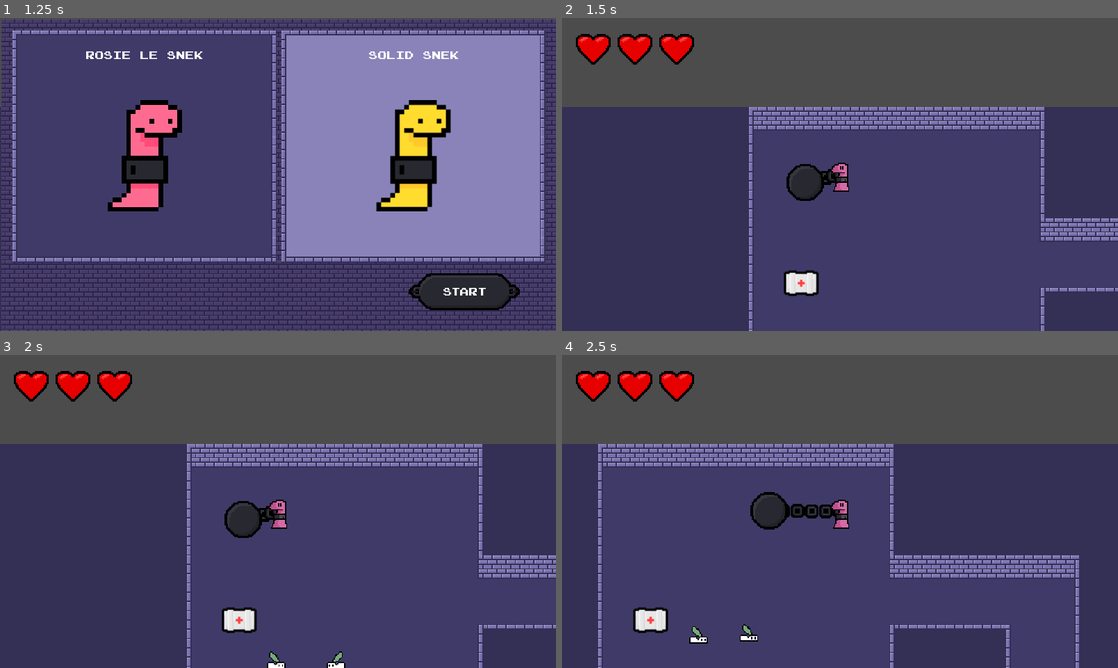
Above: before the commit, frames 1-4 (two rows, left to right).
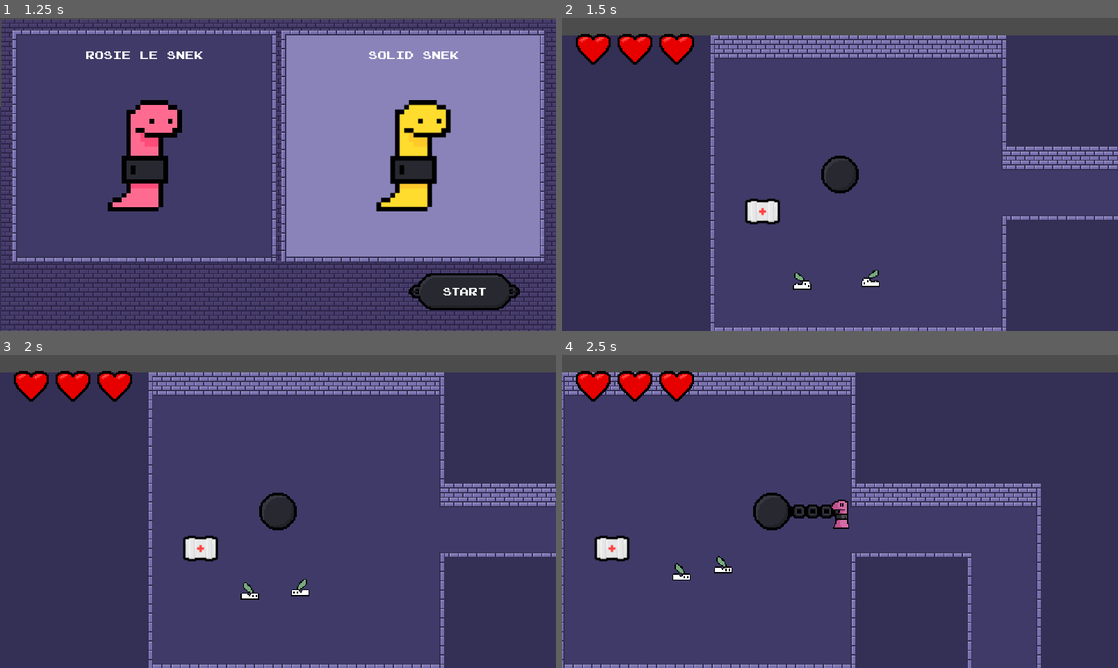
Above: after the commit, the same moments.

Repository: DSchana/GMTK-Game-Jam-2021
Game: Godot game, scene res://Core/MainGame.tscn
Same seed, same stepped clock (60 frames per second), same inputs: the game is played once before the commit and once after it.
Inputs:
- Up to frame 1 (1.25 s): click "Character Select" at 0.5 s
- Up to frame 2 (1.5 s): click "Start" at 1.25 s
- Up to frame 3 (2 s): no input
- Up to frame 4 (2.5 s): hold D (player_right) from 2.03 s (still down)

Frame 1 is identical in both runs. In frame 2, 30% of the frame differs, in the area x 0-100%, y 5-100%; in frame 3, 30%; in frame 4, 32%.

Commit message:
Player Spawn

Diff:
--- a/Core/MainGame.gd
+++ b/Core/MainGame.gd
@@ -1,6 +1,10 @@
 extends Node2D
 
+onready var mob = load("res://NPC/NPC.tscn")
+onready var powerup = load("res://PowerUps/PowerUp.tscn")
+
 func _ready():
+	randomize()
 	$WreckingBall.character = $Character
 	$Character.wreckingBall = $WreckingBall
 
@@ -10,3 +14,21 @@
 
 func setUpLabyrinth():
 	$Character.updateHealth()
+
+	#player spawn
+	var spawn = $PlayerSpawnPoints.get_child(randi()%$PlayerSpawnPoints.get_child_count())
+	$Character.position = spawn.position
+	$WreckingBall.position = spawn.position
+
+	#monster spawn
+	for p in $MonsterSpawnPoints.get_children():
+		var new_mob = mob.instance()
+		new_mob.position = p.position
+		#new_mob.nav_2d = $GameMap/Navigation2D
+		#new_mob.character = $Character
+		add_child(new_mob)
+
+	for p in $PowerUpSpawnPoints.get_children():
+		var new_powerup = powerup.instance()
+		new_powerup.position = p.position
+		add_child(new_powerup)
--- a/Core/MainGame.tscn
+++ b/Core/MainGame.tscn
@@ -235,52 +235,54 @@
 [node name="Boss Spawn" type="Position2D" parent="BossSpawnPoints"]
 position = Vector2( 1793.45, 1806.84 )
 
-[node name="PowerUpSpawnPoint" type="Node2D" parent="."]
-
-[node name="PowerUp Spawn 1" type="Position2D" parent="PowerUpSpawnPoint"]
+[node name="PowerUpSpawnPoints" type="Node2D" parent="."]
+
+[node name="PowerUp Spawn 1" type="Position2D" parent="PowerUpSpawnPoints"]
 position = Vector2( 1150.67, 949.14 )
 
-[node name="PowerUp Spawn 2" type="Position2D" parent="PowerUpSpawnPoint"]
+[node name="PowerUp Spawn 2" type="Position2D" parent="PowerUpSpawnPoints"]
 position = Vector2( 2747.7, 1964.75 )
 
-[node name="PowerUp Spawn 3" type="Position2D" parent="PowerUpSpawnPoint"]
+[node name="PowerUp Spawn 3" type="Position2D" parent="PowerUpSpawnPoints"]
 position = Vector2( 1407.4, 2663.22 )
 
-[node name="PowerUp Spawn 4" type="Position2D" parent="PowerUpSpawnPoint"]
+[node name="PowerUp Spawn 4" type="Position2D" parent="PowerUpSpawnPoints"]
 position = Vector2( 1573.52, 2953.93 )
 
-[node name="PowerUp Spawn 5" type="Position2D" parent="PowerUpSpawnPoint"]
+[node name="PowerUp Spawn 5" type="Position2D" parent="PowerUpSpawnPoints"]
 position = Vector2( 1800.05, 2240.36 )
 
-[node name="PowerUp Spawn 6" type="Position2D" parent="PowerUpSpawnPoint"]
+[node name="PowerUp Spawn 6" type="Position2D" parent="PowerUpSpawnPoints"]
 position = Vector2( 1441.38, 1704.24 )
 
-[node name="PowerUp Spawn 7" type="Position2D" parent="PowerUpSpawnPoint"]
+[node name="PowerUp Spawn 7" type="Position2D" parent="PowerUpSpawnPoints"]
 position = Vector2( 1796.28, 1470.16 )
 
-[node name="PowerUp Spawn 8" type="Position2D" parent="PowerUpSpawnPoint"]
+[node name="PowerUp Spawn 8" type="Position2D" parent="PowerUpSpawnPoints"]
 position = Vector2( 2117.19, 1798.63 )
 
-[node name="PowerUp Spawn 9" type="Position2D" parent="PowerUpSpawnPoint"]
+[node name="PowerUp Spawn 9" type="Position2D" parent="PowerUpSpawnPoints"]
 position = Vector2( 606.995, 1787.3 )
 
-[node name="PowerUp Spawn 10" type="Position2D" parent="PowerUpSpawnPoint"]
+[node name="PowerUp Spawn 10" type="Position2D" parent="PowerUpSpawnPoints"]
 position = Vector2( 463.526, 1156.79 )
 
-[node name="PowerUp Spawn 11" type="Position2D" parent="PowerUpSpawnPoint"]
+[node name="PowerUp Spawn 11" type="Position2D" parent="PowerUpSpawnPoints"]
 position = Vector2( 1173.32, 2278.11 )
 
-[node name="PowerUp Spawn 12" type="Position2D" parent="PowerUpSpawnPoint"]
+[node name="PowerUp Spawn 12" type="Position2D" parent="PowerUpSpawnPoints"]
 position = Vector2( 1841.58, 1073.73 )
 
-[node name="PowerUp Spawn 13" type="Position2D" parent="PowerUpSpawnPoint"]
+[node name="PowerUp Spawn 13" type="Position2D" parent="PowerUpSpawnPoints"]
 position = Vector2( 1969.95, 2893.52 )
 
-[node name="PowerUp Spawn 14" type="Position2D" parent="PowerUpSpawnPoint"]
+[node name="PowerUp Spawn 14" type="Position2D" parent="PowerUpSpawnPoints"]
 position = Vector2( 2460.76, 1489.04 )
 
-[node name="PowerUp Spawn 15" type="Position2D" parent="PowerUpSpawnPoint"]
+[node name="PowerUp Spawn 15" type="Position2D" parent="PowerUpSpawnPoints"]
 position = Vector2( 1686.79, 975.568 )
 
 [node name="HealthPack" parent="." instance=ExtResource( 7 )]
 position = Vector2( 813.046, 151.823 )
+
+[node name="Mobs" type="Node2D" parent="."]
